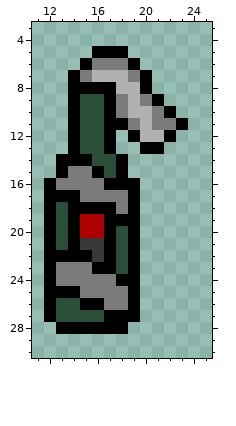
Two states of a pixel-art sprite, Assets/Sprites/First of Them/Molotov.png. This is how it looked before the edit.
The file is 32x32 pixels. Shown: x 11..25, y 3..30.
Now the later version:
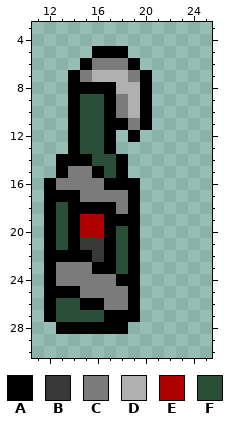
Palette (. is transparent): A #000000  B #383838  C #7b7b7b  D #b0b0b0  E #af0000  F #2a4e37
The edit:
The edit turns colour C into colour A in row 9 at x 20.
The edit turns colour D into colour A in rows 10 to 11 at x 20.
The edit erases colour A in row 9 at x 21; in row 10 at x 22; in row 11 at x 23; in row 12 at x 22; in row 13 at x 20 to 21.
The edit erases colour C in row 10 at x 21; in row 11 at x 21 to 22.
The edit erases colour D in row 12 at x 20 to 21.
